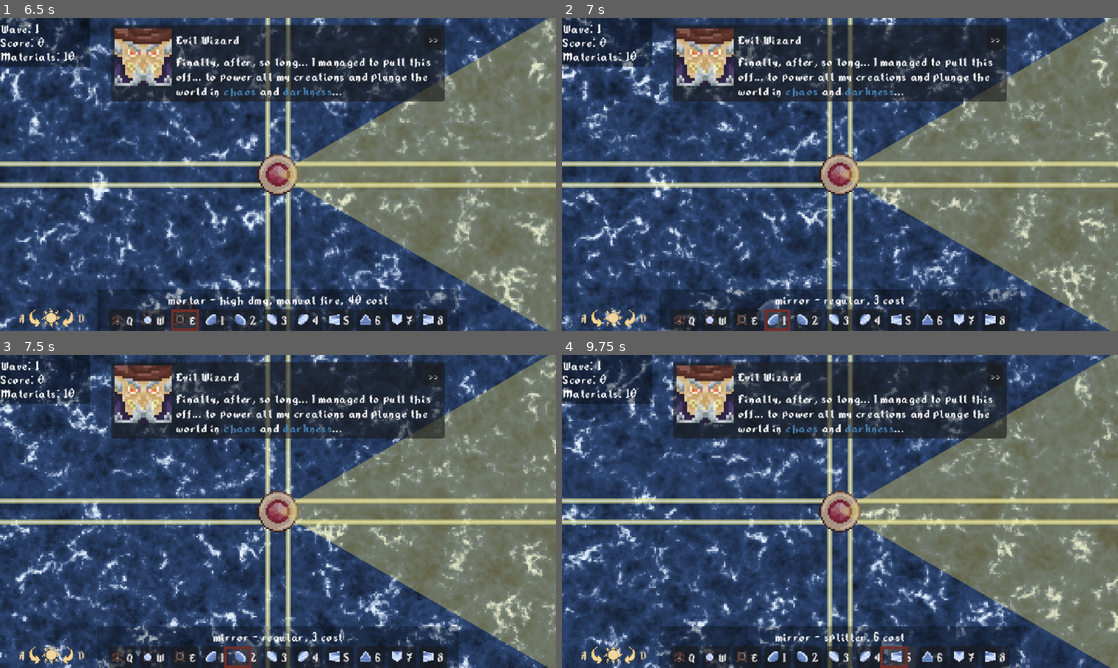
Above: before the commit, frames 1-4 (two rows, left to right).
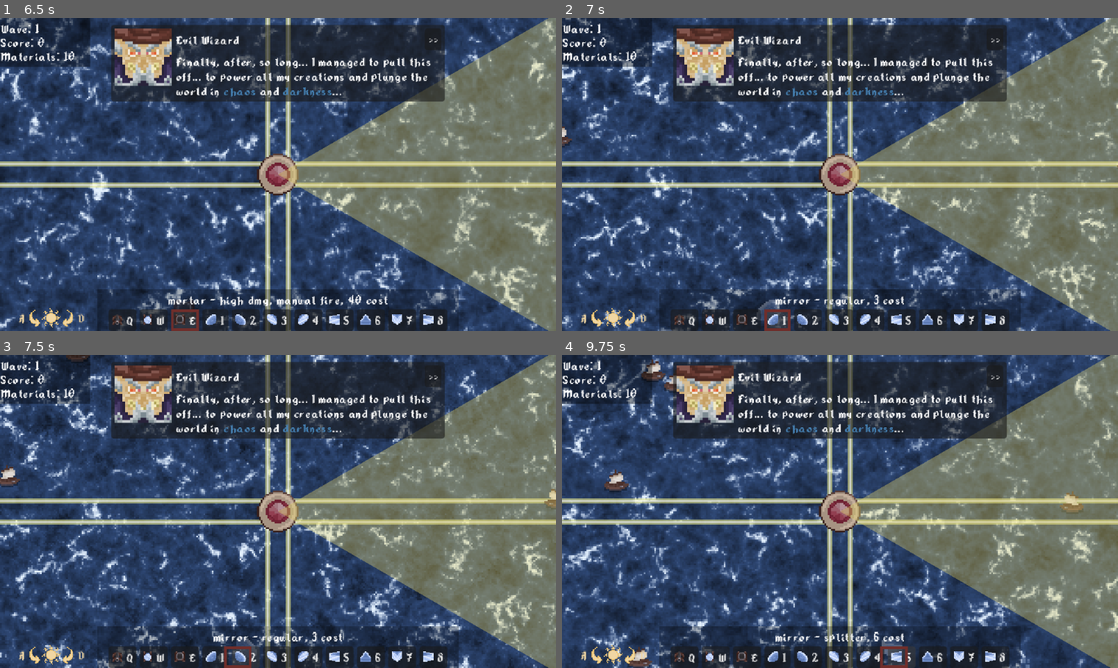
Above: after the commit, the same moments.

Repository: TrueHopolok/gj_solarnight
Game: Godot game, scene res://ui/main_menu/main_menu.tscn
Two runs of this game, one before a commit and one after it. Both use one fixed random seed, a clock stepped at 60 frames per second and the inputs below. Sound files missing from this copy of the repository are replaced by a short silence.
Inputs (mouse positions are in pixels of both pictures, inside the frame that each line leads up to):
- Up to frame 1 (6.5 s): click "Play" at 0.5 s; move the mouse to (400, 158) at 1.27 s; hold Right mouse button (delete_building) 1.28-2 s; click (400, 158) at 1.42 s; tap Enter at 2 s; drag from (166, 190) to (250, 237) at 2.02 s; move the mouse to (333, 105) at 2.77 s; press the mouse at (333, 105) at 2.78 s; release the mouse at (333, 105) at 3.5 s; click "Next wave" at 3.5 s; click "Q" at 4.25 s; click "W" at 5 s; click "E" at 5.75 s
- Up to frame 2 (7 s): click "1" at 6.5 s
- Up to frame 3 (7.5 s): click "2" at 7.25 s
- Up to frame 4 (9.75 s): click "3" at 8 s; click "4" at 8.75 s; click "5" at 9.5 s

Frame 1 is identical in both runs. In frame 2, less than 0.1% of the frame differs, in the area x 0-100%, y 34-48%; in frame 3, 0.3%; in frame 4, 0.8%, in the area x 7-94%, y 1-100%.
Error before the commit: Parse Error: Unindent doesn't match the previous indentation level. (res://scenes/building/tower/tower.gd:148)

Commit message:
fixed errors from merging previous PRs

Diff:
--- a/scenes/building/tower/tower.gd
+++ b/scenes/building/tower/tower.gd
@@ -146,7 +146,7 @@
 func damage(dmg: int) -> void:
 	if is_dead(): return
 	_health -= dmg
-  _pulse()
+	_pulse()
 	if is_dead(): die()
 	elif float(_health) / float(initial_health) <= 0.2 && $PulseTimer.is_stopped():
 		$PulseTimer.start()
--- a/scenes/game_manager/game_manager.gd
+++ b/scenes/game_manager/game_manager.gd
@@ -153,7 +153,6 @@
 func wave_start() -> void:
 	_wave_number += 1
 	_wave_enemy_counter = 0
-	Persistence.wave_reached = _wave_number
 	wave_started.emit(_wave_number)
 
 	var shopping_materials: int = max(WAVE_MINIMAL_MATERIALS, _wave_number * WAVE_MATERIALS)
Not shown, added: assets/build_list/build_list.tres734744874.tmp
